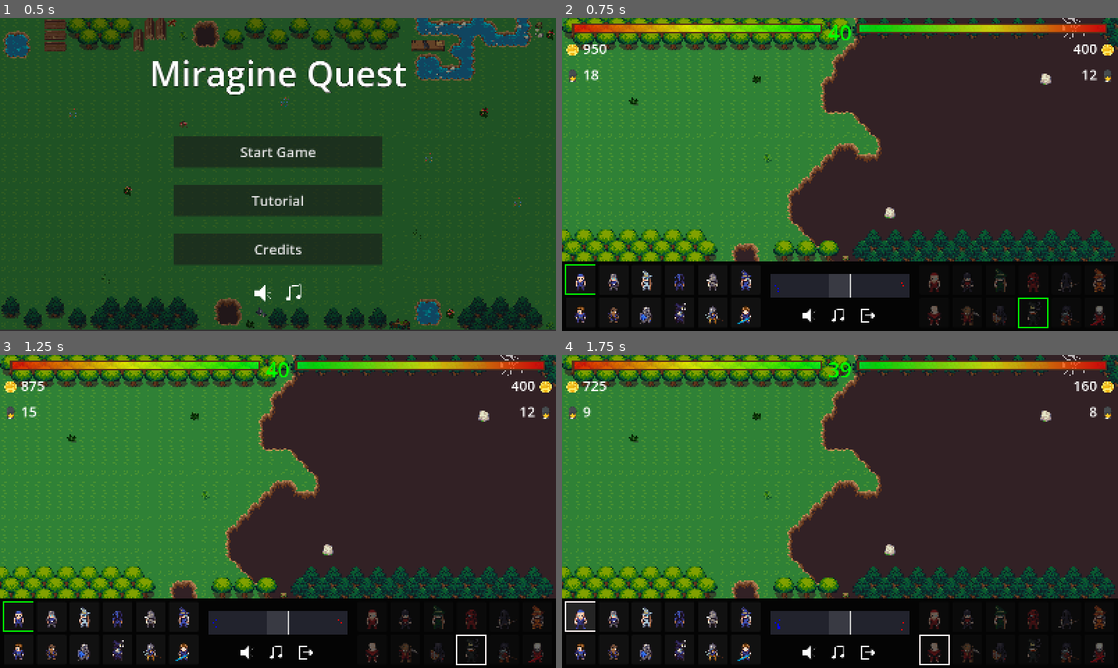
Above: before the commit, frames 1-4 (two rows, left to right).
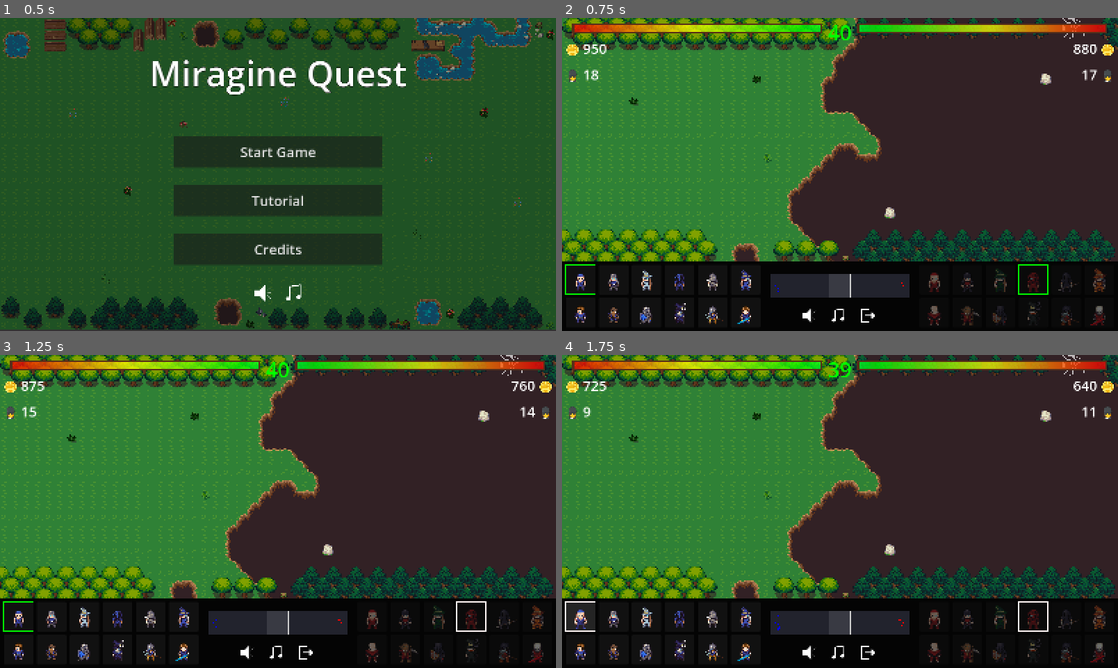
Above: after the commit, the same moments.

Repository: wojmichaluk/miragine-quest
Game: Godot game, scene res://scenes/MainMenu.tscn
Same seed, same stepped clock (60 frames per second), same inputs: the game is played once before the commit and once after it. The engine's default icon, where the game draws it, is replaced by a stand-in: a white triangle on a blue panel in a dark square.
Inputs (mouse positions are in pixels of both pictures, inside the frame that each line leads up to):
- Up to frame 1 (0.5 s): no input
- Up to frame 2 (0.75 s): click "Start Game" at 0.5 s
- Up to frame 3 (1.25 s): no input
- Up to frame 4 (1.75 s): click (578, 617) at 1.25 s

Frame 1 is identical in both runs. In frame 2, 0.3% of the frame differs, in the area x 82-97%, y 8-100%; in frame 3, 0.3%; in frame 4, 0.3%, in the area x 38-97%, y 8-100%.

Commit message:
Implemented (possibly) smarter AI than random choice

Diff:
--- a/godot-project/scenes/Base.tscn
+++ b/godot-project/scenes/Base.tscn
@@ -6,7 +6,7 @@
 size = Vector2(16, 16)
 
 [sub_resource type="CircleShape2D" id="CircleShape2D_c07sk"]
-radius = 500.0
+radius = 800.0
 
 [node name="Base" type="CharacterBody2D" unique_id=500375172]
 collision_layer = 0
--- a/godot-project/scripts/main.gd
+++ b/godot-project/scripts/main.gd
@@ -46,10 +46,16 @@
 # Round number
 var round_no = 0
 
+# Analyzed units data for AI
+var analyzed_data: Dictionary
+
 # Called when the node enters the scene tree for the first time.
 func _ready() -> void:
 	# Setup bases
 	setup_bases()
+
+	# Analyze enemy units (for AI's sake)
+	analyze_enemy_units()
 
 	# Connect time and currency signals
 	gold_changed.connect($CanvasLayer/UI.update_gold_display)
@@ -139,6 +145,23 @@
 		base.get_node("Sprite2D").texture = load("res://assets/bases/enemy.png")
 
 	return base
+
+
+func analyze_enemy_units():
+	# Get all enemy units data
+	var enemy_units_data = GlobalData.enemy_units_data
+
+	# Calculate chosen statisics (per weight)
+	for key in enemy_units_data:
+		var unit_data = enemy_units_data[key]
+		var weight = unit_data["weight"]
+
+		analyzed_data[key] = Dictionary()
+		analyzed_data[key]["type"] = unit_data["atk_type"]
+		analyzed_data[key]["dps"] = (unit_data["damage"] / unit_data["atk_speed"]) / weight
+		analyzed_data[key]["hp_phys"] = (unit_data["hp"] / (1.0 - unit_data["res_phys"])) / weight
+		analyzed_data[key]["hp_mag"] = (unit_data["hp"] / (1.0 - unit_data["res_mag"])) / weight
+		analyzed_data[key]["cost"] = unit_data["cost"] / weight
 
 
 func select_active_unit(unit_id, is_player):
@@ -326,8 +349,116 @@
 
 
 func enemy_ai_purchase():
-	# Simple AI: buy random units
-	for i in range(5):
-		var unit_id = randi_range(0, 11)
-		select_active_unit(unit_id, false)
-		await get_tree().create_timer(0.8).timeout
+	var stats = analyze_current_player_units()
+	var best_units = choose_units_by_profit(stats)
+
+	# Buy top 2 best units
+	for i in range(2):
+		select_active_unit(best_units[i], false)
+		await get_tree().create_timer(2.0 / (i+1)).timeout
+
+
+func analyze_current_player_units():
+	var all_units = $UnitsNode.get_children()
+	var player_units = []
+
+	# Filter player units
+	for unit in all_units:
+		if unit.is_in_group("player"):
+			player_units.append(unit)
+
+	# Analyzing statistics
+	var stats: Dictionary
+
+	stats["physical_units"] = 0
+	stats["avg_res_phys"] = 0.0
+	stats["magical_units"] = 0
+	stats["avg_res_mag"] = 0.0
+
+	for unit in player_units:
+		if unit.attack_type == "physical":
+			stats["physical_units"] += unit.weight
+			stats["avg_res_phys"] += unit.weight * unit.res_phys
+		else:
+			stats["magical_units"] += unit.weight
+			stats["avg_res_mag"] += unit.weight * unit.res_mag
+
+	# If no data, use default values
+	if stats["physical_units"] == 0:
+		stats["physical_units"] = 1
+
+	if stats["magical_units"] == 0:
+		stats["magical_units"] = 1
+
+	# Averaging resistances
+	stats["avg_res_phys"] /= stats["physical_units"]
+	stats["avg_res_mag"] /= stats["magical_units"]
+
+	return stats
+
+
+func choose_units_by_profit(player_stats):
+	var units_no = len(GlobalData.player_units_data.keys())
+	var scores: Dictionary
+
+	for i in range(units_no):
+		scores[i] = 0
+
+	# Sorting by DPS
+	var sorted_keys = analyzed_data.keys()
+	sorted_keys.sort_custom(func(a, b):
+		return analyzed_data[a]["dps"] > analyzed_data[b]["dps"]
+	)
+
+	# Updating scores
+	for i in range(units_no):
+		scores[int(sorted_keys[i])] += 10.0 - 0.5 * i
+
+	# Sorting by effective hitpoints (physical)
+	sorted_keys = analyzed_data.keys()
+	sorted_keys.sort_custom(func(a, b):
+		return analyzed_data[a]["hp_phys"] > analyzed_data[b]["hp_phys"]
+	)
+
+	# Updating scores
+	var mult = player_stats["physical_units"] / (player_stats["physical_units"] + player_stats["magical_units"])
+
+	for i in range(units_no):
+		scores[int(sorted_keys[i])] += mult * (10.0 - 0.5 * i)
+
+	# Sorting by effective hitpoints (magical)
+	sorted_keys = analyzed_data.keys()
+	sorted_keys.sort_custom(func(a, b):
+		return analyzed_data[a]["hp_mag"] > analyzed_data[b]["hp_mag"]
+	)
+
+	# Updating scores
+	mult = player_stats["magical_units"] / (player_stats["physical_units"] + player_stats["magical_units"])
+
+	for i in range(units_no):
+		scores[int(sorted_keys[i])] += mult * (10.0 - 0.5 * i)
+
+	# Update scores based on average resistances
+	for i in range(units_no):
+		if analyzed_data[str(i)]["type"] == "physical":
+			scores[i] *= (1 - player_stats["avg_res_phys"] / 10.0)
+		else:
+			scores[i] *= (1 - player_stats["avg_res_mag"] / 10.0)
+
+	# Update scores based on costs
+	var avg_funds = enemy_gold / enemy_weight_limit
+
+	# Apply penalty for being "too expensive"
+	for i in range(units_no):
+		if analyzed_data[str(i)]["cost"] > avg_funds:
+			scores[i] -= (analyzed_data[str(i)]["cost"] - avg_funds)
+
+	# Sort by scores
+	sorted_keys = scores.keys()
+	sorted_keys.sort_custom(func(a, b):
+		return scores[a] > scores[b]
+	)
+
+	print(scores)
+	print(sorted_keys)
+	return sorted_keys
